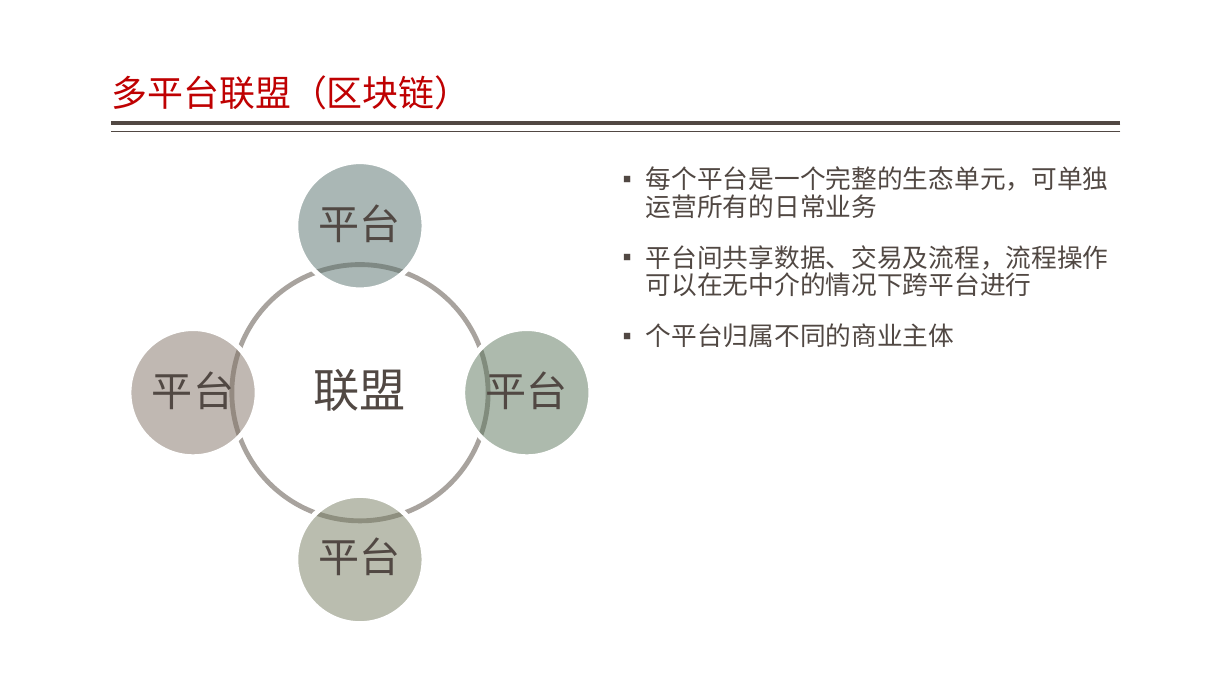
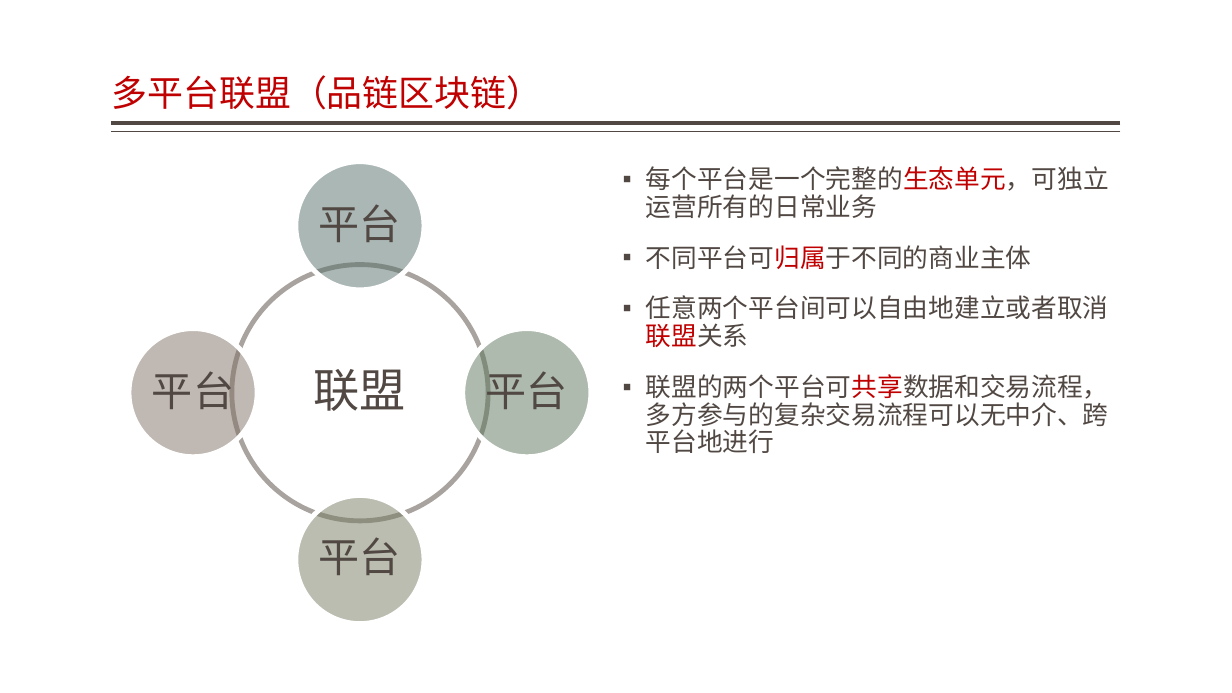
Before and after one commit to jzgi/chainsmart, a slide deck: slide 7 of Docs/品链应用参考设计.pptx. Drawn at 1232x693 pixels with LibreOffice and Linux fonts; fonts in the diff are those of the drawing. Boxes give left, top, right and bottom in pixels: in the first picture for what was removed or moved away, otherwise in the second. Text is boxed around its words. In the diff, an @@ line names an element or a change of style, - is before the commit and + after.

```diff
--- a/Docs/品链应用参考设计.pptx
+++ b/Docs/品链应用参考设计.pptx
@@ title at box(112, 75, 543, 110): text changed @@
-多平台联盟（区块链）
+多平台联盟（品链区块链）
@@ text at box(646, 166, 1109, 453): text changed @@
-▪ 每个平台是一个完整的生态单元，可单独运营所有的日常业务
-▪ 平台间共享数据、交易及流程，流程操作可以在无中介的情况下跨平台进行
-▪ 个平台归属不同的商业主体
+▪ 每个平台是一个完整的生态单元，可独立运营所有的日常业务
+▪ 不同平台可归属于不同的商业主体
+▪ 任意两个平台间可以自由地建立或者取消联盟关系
+▪ 联盟的两个平台可共享数据和交易流程，多方参与的复杂交易流程可以无中介、跨平台地进行
```
Also in this commit, not shown: 1 slide added, 1 slide removed, 35 other files.
